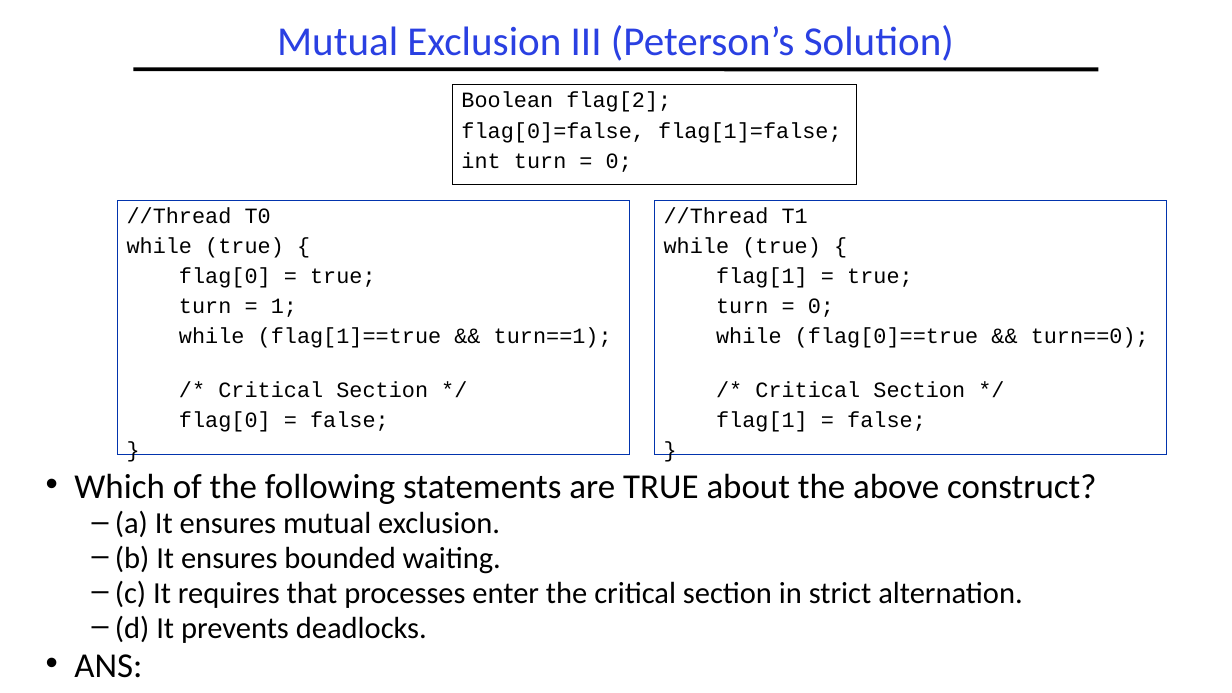
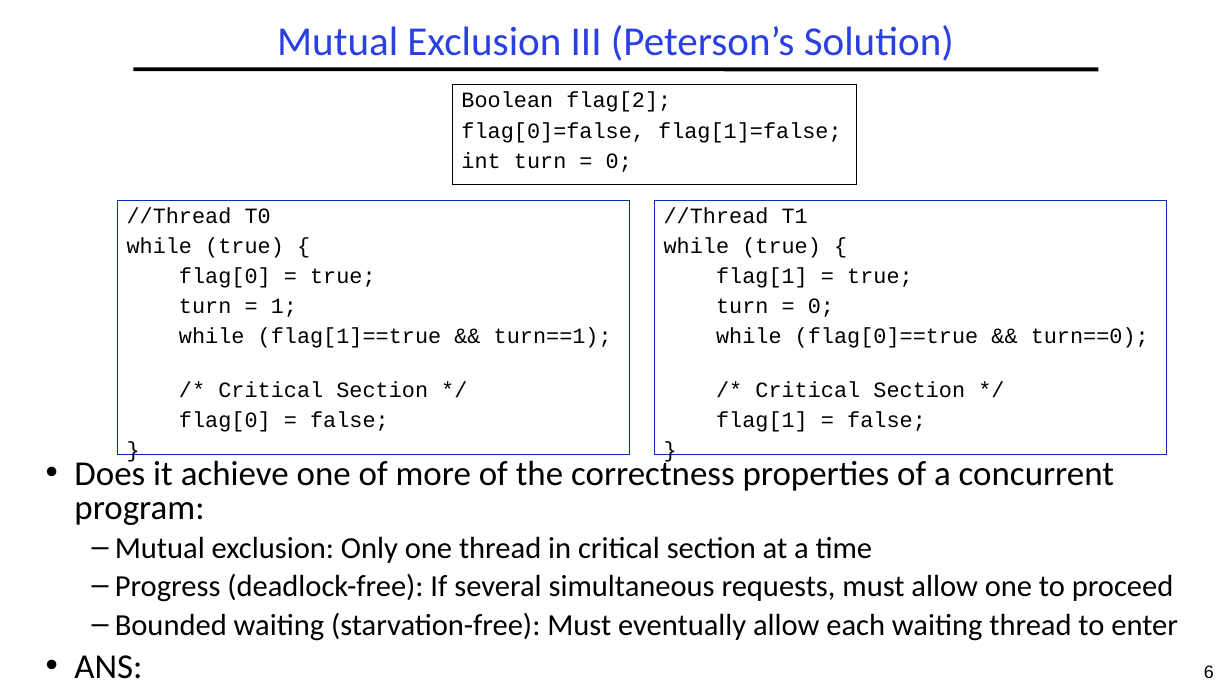
Before and after one commit to guhofstra/CSC256Fa25, a slide deck: slide 6 of PPTs/L3-Exercises.pptx (slide 5 before the commit). Drawn at 1232x693 pixels with LibreOffice and Linux fonts; fonts in the diff are those of the drawing. Boxes give left, top, right and bottom in pixels: in the first picture for what was removed or moved away, otherwise in the second. Text is boxed around its words. In the diff, an @@ line names an element or a change of style, - is before the commit and + after.

```diff
--- a/PPTs/L3-Exercises.pptx
+++ b/PPTs/L3-Exercises.pptx
@@ text "Does it achieve one of ...": place and size @@
-text "Does it achieve one of ..." at <box>74,473,1096,678</box>
+text "Does it achieve one of ..." at <box>74,456,1178,679</box>
@@ text at <box>74,456,1178,641</box>: text changed @@
-• Which of the following statements are TRUE about the above construct?
-  – (a) It ensures mutual exclusion.
-  – (b) It ensures bounded waiting.
-  – (c) It requires that processes enter the critical section in strict alternation.
-  – (d) It prevents deadlocks.
+• Does it achieve one of more of the correctness properties of a concurrent program:
+  – Mutual exclusion: Only one thread in critical section at a time
+  – Progress (deadlock-free): If several simultaneous requests, must allow one to proceed
+  – Bounded waiting (starvation-free): Must eventually allow each waiting thread to enter
@@ page number added at <box>1204,665,1214,678</box>, 14 pt, text #000000 @@
+6
```
Also in this commit, not shown: 5 other slides changed, 2 slides added, 1 slide removed, 11 other files.
